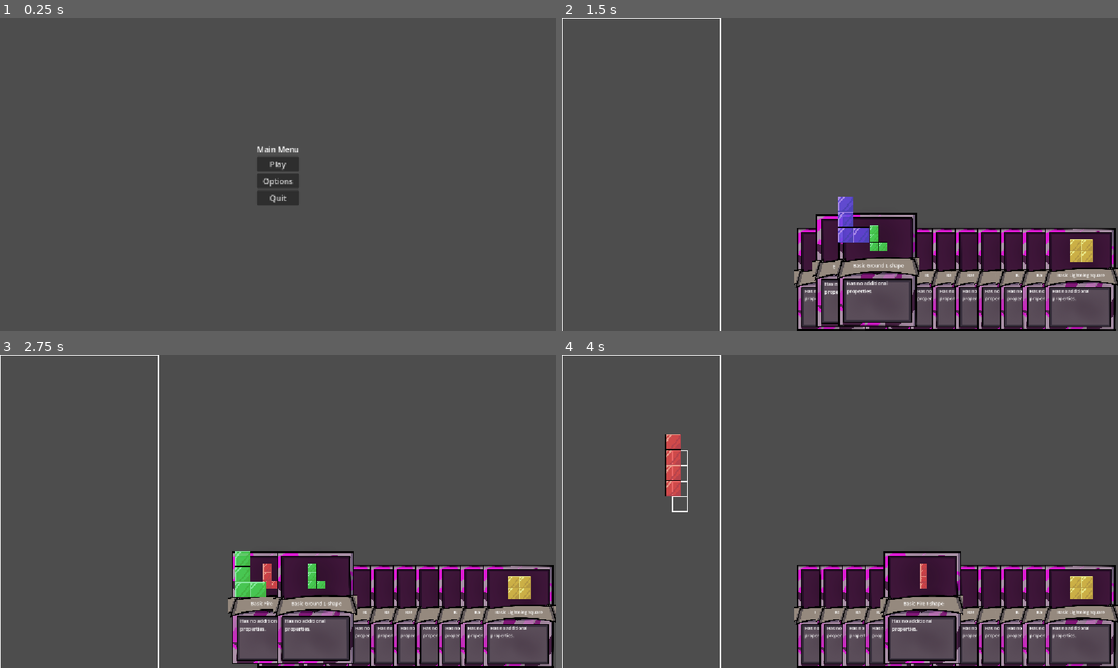
Above: before the commit, frames 1-4 (two rows, left to right).
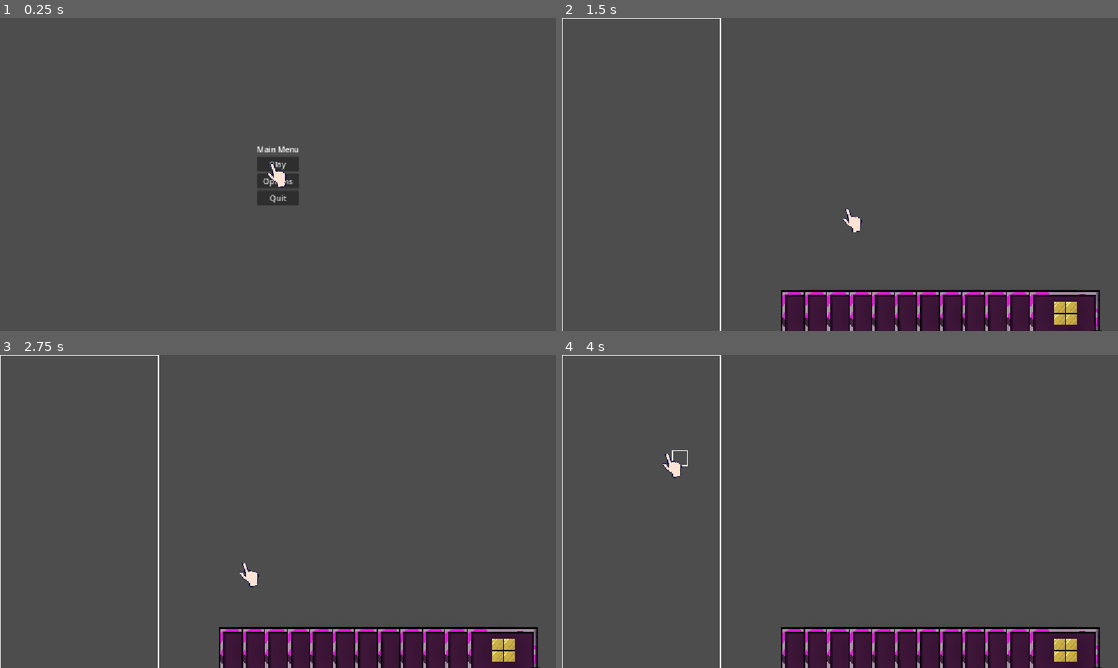
Above: after the commit, the same moments.

Repository: ttcs-games/godot-wild-jam-99
Game: Godot game, scene res://Main_menu.tscn
Two runs of this game, one before a commit and one after it. Both use one fixed random seed, a clock stepped at 60 frames per second and the inputs below.
Inputs (mouse positions are in pixels of both pictures, inside the frame that each line leads up to):
- Up to frame 1 (0.25 s): no input
- Up to frame 2 (1.5 s): click "Play" at 0.5 s; tap Enter at 1.25 s; drag from (834, 277) to (895, 105) at 1.27 s
- Up to frame 3 (2.75 s): tap Space at 2 s; drag from (294, 605) to (250, 574) at 2.02 s
- Up to frame 4 (4 s): move the mouse to (878, 605) at 2.77 s; hold Right 2.78-3.5 s; tap X at 2.85 s; click (878, 605) at 2.92 s; tap Enter at 3.5 s; drag from (901, 605) to (673, 464) at 3.52 s

The runs differ from the first frame. In frame 1, 0.1% of the frame differs, in the area x 48-52%, y 46-54%; in frame 2, 19%; in frame 3, 19%; in frame 4, 19%, in the area x 18-100%, y 25-100%.
Error after the commit: Invalid access to property or key 'card_data' on a base object of type 'Nil'. (res://grid.gd:149)

Commit message:
hand cursor
added cursor animations

Diff:
--- a/Game_zone.tscn
+++ b/Game_zone.tscn
@@ -3,6 +3,7 @@
 [ext_resource type="PackedScene" uid="uid://bcvw2o3gjdmh7" path="res://tests/cursor_test.tscn" id="1_mhji2"]
 [ext_resource type="PackedScene" uid="uid://bcyiquvaivsql" path="res://ui/hand.tscn" id="2_ob6xn"]
 [ext_resource type="PackedScene" uid="uid://b3ori8l4rn1g4" path="res://grid.tscn" id="3_ob6xn"]
+[ext_resource type="PackedScene" uid="uid://w0up11rrrrqh" path="res://ui/cursorAnimation.tscn" id="4_rftav"]
 
 [node name="Node2D" type="Node2D" unique_id=943336645]
 
@@ -10,10 +11,10 @@
 anchors_preset = 0
 anchor_right = 0.0
 anchor_bottom = 0.0
-offset_left = 480.0
-offset_top = 424.0
-offset_right = 1374.6667
-offset_bottom = 722.6666
+offset_left = 447.0
+offset_top = 554.0
+offset_right = 1341.6667
+offset_bottom = 852.6666
 grow_horizontal = 1
 grow_vertical = 1
 scale = Vector2(0.75, 0.75)
@@ -23,6 +24,13 @@
 
 [node name="CursorLayer2" type="CanvasLayer" parent="Control" unique_id=2095042195]
 
+[node name="Cursor" parent="Control/CursorLayer2" unique_id=1383289649 instance=ExtResource("4_rftav")]
+unique_name_in_owner = true
+z_index = 1001
+z_as_relative = false
+position = Vector2(31, 23)
+scale = Vector2(0.41393447, 0.3506711)
+
 [node name="Grid" parent="." unique_id=37737656 instance=ExtResource("3_ob6xn")]
 position = Vector2(5, 5)
 
--- a/Main_menu.tscn
+++ b/Main_menu.tscn
@@ -1,6 +1,7 @@
 [gd_scene format=3 uid="uid://lwwwqq1ynapw"]
 
 [ext_resource type="Script" uid="uid://d1yb632y687dc" path="res://main_menu.gd" id="1_b07fi"]
+[ext_resource type="PackedScene" uid="uid://w0up11rrrrqh" path="res://ui/cursorAnimation.tscn" id="2_x6lt7"]
 
 [node name="Main_menu" type="Control" unique_id=1114249464]
 layout_mode = 3
@@ -110,6 +111,11 @@
 size_flags_vertical = 4
 text = "Back"
 
+[node name="CanvasLayer" type="CanvasLayer" parent="." unique_id=1092190396]
+
+[node name="Cursor" parent="CanvasLayer" unique_id=1383289649 instance=ExtResource("2_x6lt7")]
+position = Vector2(158.31297, 173.49744)
+
 [connection signal="pressed" from="CenterContainer/VBoxContainer/Play_button" to="." method="_on_play_button_pressed"]
 [connection signal="pressed" from="CenterContainer/VBoxContainer/Options_button" to="." method="_on_options_button_pressed"]
 [connection signal="pressed" from="CenterContainer/VBoxContainer/Quit_button" to="." method="_on_quit_button_pressed"]
--- a/autoload/game_manager.gd
+++ b/autoload/game_manager.gd
@@ -9,12 +9,17 @@
 
 const CURSOR := preload("res://ui/held_cursor.tscn")
 
+var cursorAnimation : AnimatedSprite2D
 var _active_card: Control = null
 var _active_card_index: int = 1000 #because the player will never have more than 10 cards
 var _active_cursor: Node2D = null
 
+
 # Needs to be called
 func select_card(card: Control, card_index: int) -> void:
+
+
+	cursorAnimation.play("grab")
 	# If you already have a selected card - cancel previous selection
 	if _active_card != null:
 		_active_card.unlock()
@@ -91,3 +96,10 @@
 		#sending the same card and index, but with a rotated shape
 		select_card(rotated_card, _active_card_index)
 		return
+func cursor_Hover() -> void:
+	if cursorAnimation.animation != "grab":
+		cursorAnimation.play("hover")
+
+func cursor_Hover_exit() -> void:
+	if cursorAnimation.animation != "grab":
+		cursorAnimation.play("hover_exit")
--- /dev/null
+++ b/cursor.gd
@@ -0,0 +1,18 @@
+extends AnimatedSprite2D
+
+
+# Called when the node enters the scene tree for the first time.
+func _ready():
+	Input.mouse_mode = Input.MOUSE_MODE_HIDDEN
+
+	play("idle")
+
+func _process(_delta):
+	position = get_viewport().get_mouse_position()
+
+
+
+
+func _on_animation_finished() -> void:
+	if animation == "hover_exit" || animation == "throw":
+		play("idle")
--- a/game_objects/card.gd
+++ b/game_objects/card.gd
@@ -114,12 +114,14 @@
 # Signal from mouse entering - make it hover
 func _on_mouse_entered() -> void:
 	_tween_to_hover(true)
+	GameManager.cursor_Hover()
 
 # Signal from mouse exiting - make it unhover if not selected
 func _on_mouse_exited() -> void:
 	if _locked:
 		return
 	_tween_to_hover(false)
+	GameManager.cursor_Hover_exit()
 
 # Input reading for when card is selected
 func _gui_input(event: InputEvent) -> void:
@@ -135,6 +137,7 @@
 func lock() -> void:
 	_locked = true
 	_tween_to_hover(true)
+
 
 # Unselect the card
 func unlock() -> void:
--- a/grid.gd
+++ b/grid.gd
@@ -11,7 +11,7 @@
 # CONSTANTS
 const BLOCK := preload("res://game_objects/block.tscn")
 @onready var block_root: Node2D = $BlockRoot # node where all the blocks will be stored
-
+@onready var cursor: AnimatedSprite2D = %Cursor #add cursor in the inspector
 # SIGNALS
 # todo: placement is yet to be processed
 # When a block is placed (L shape = 4 calls)
@@ -148,5 +148,12 @@
 	elif event is InputEventMouseButton and event.pressed and event.button_index == MOUSE_BUTTON_LEFT:
 		var test_offsets: Array[Vector2i] = GameManager._active_card.card_data.shape.offsets
 		var ok := place(test_offsets, hovered_cell, GameManager._active_card.card_data.element)
+
 		if not ok:
 			placement_rejected.emit(test_offsets)
+		else:
+			cursor.play("throw")
+
+func _on_animation_finished():
+	if cursor.animation == "release":
+		cursor.sprite.play("idle")
--- a/main_menu.gd
+++ b/main_menu.gd
@@ -1,9 +1,11 @@
 extends Control
+var cursor = load("res://assets/sprites/Hand 5.png")
 @onready var Mainmenu = $CenterContainer
 @onready var OptionMenu = $OptionMenu
 @onready var MasterSlider = $OptionMenu/MarginContainer/VBoxContainer/GridContainer/MasterSlider
 @onready var MusicSlider = $OptionMenu/MarginContainer/VBoxContainer/GridContainer/MusicSlider
 @onready var SFXSlider = $OptionMenu/MarginContainer/VBoxContainer/GridContainer/SFXSlider
+
 
 func _on_play_button_pressed() -> void:
 	get_tree().change_scene_to_file("res://Game_zone.tscn")
--- a/project.godot
+++ b/project.godot
@@ -22,6 +22,7 @@
 
 window/stretch/mode="canvas_items"
 window/stretch/aspect="expand"
+mouse_cursor/custom_image="uid://qiaitkxbv255"
 
 [physics]
 
--- a/tests/cursor_test.gd
+++ b/tests/cursor_test.gd
@@ -4,11 +4,13 @@
 
 @onready var hand: Control = $Hand2
 @onready var cursor_layer: CanvasLayer = $CursorLayer2
+@onready var cursor_animation: AnimatedSprite2D = %Cursor
 
 func _ready() -> void:
 	# Init GameManager with hand and cursor layer
 	GameManager.hand = hand
 	GameManager.cursor_layer = cursor_layer
+	GameManager.cursorAnimation = cursor_animation
 
 	# Wire hand's signal to be processed by GameManager
 	hand.card_selected.connect(GameManager.select_card)
--- /dev/null
+++ b/ui/cursorAnimation.tscn
@@ -0,0 +1,142 @@
+[gd_scene format=3 uid="uid://w0up11rrrrqh"]
+
+[ext_resource type="Texture2D" uid="uid://ce37i6u16p5fd" path="res://assets/sprites/Hand Asset.png" id="1_nlkc0"]
+[ext_resource type="Script" uid="uid://cmartf22gy06p" path="res://cursor.gd" id="2_fqu3v"]
+[ext_resource type="Texture2D" uid="uid://qiaitkxbv255" path="res://assets/sprites/Hand 5.png" id="2_q2ega"]
+
+[sub_resource type="AtlasTexture" id="AtlasTexture_6qcef"]
+atlas = ExtResource("1_nlkc0")
+region = Rect2(488, 0, 122, 149)
+
+[sub_resource type="AtlasTexture" id="AtlasTexture_2l2xc"]
+atlas = ExtResource("1_nlkc0")
+region = Rect2(366, 0, 122, 149)
+
+[sub_resource type="AtlasTexture" id="AtlasTexture_fxueq"]
+atlas = ExtResource("1_nlkc0")
+region = Rect2(244, 0, 122, 149)
+
+[sub_resource type="AtlasTexture" id="AtlasTexture_78ipi"]
+atlas = ExtResource("1_nlkc0")
+region = Rect2(122, 0, 122, 149)
+
+[sub_resource type="AtlasTexture" id="AtlasTexture_pgroy"]
+atlas = ExtResource("1_nlkc0")
+region = Rect2(0, 0, 122, 149)
+
+[sub_resource type="AtlasTexture" id="AtlasTexture_iykdy"]
+atlas = ExtResource("1_nlkc0")
+region = Rect2(366, 0, 122, 149)
+
+[sub_resource type="AtlasTexture" id="AtlasTexture_vf1j2"]
+atlas = ExtResource("1_nlkc0")
+region = Rect2(488, 0, 122, 149)
+
+[sub_resource type="AtlasTexture" id="AtlasTexture_cr1bx"]
+atlas = ExtResource("1_nlkc0")
+region = Rect2(488, 0, 122, 149)
+
+[sub_resource type="AtlasTexture" id="AtlasTexture_povab"]
+atlas = ExtResource("1_nlkc0")
+region = Rect2(366, 0, 122, 149)
+
+[sub_resource type="AtlasTexture" id="AtlasTexture_38uus"]
+atlas = ExtResource("1_nlkc0")
+region = Rect2(0, 0, 122, 149)
+
+[sub_resource type="AtlasTexture" id="AtlasTexture_s1m11"]
+atlas = ExtResource("1_nlkc0")
+region = Rect2(122, 0, 122, 149)
+
+[sub_resource type="AtlasTexture" id="AtlasTexture_rx2ux"]
+atlas = ExtResource("1_nlkc0")
+region = Rect2(244, 0, 122, 149)
+
+[sub_resource type="AtlasTexture" id="AtlasTexture_bw4xk"]
+atlas = ExtResource("1_nlkc0")
+region = Rect2(366, 0, 122, 149)
+
+[sub_resource type="AtlasTexture" id="AtlasTexture_71ldm"]
+atlas = ExtResource("1_nlkc0")
+region = Rect2(488, 0, 122, 149)
+
+[sub_resource type="SpriteFrames" id="SpriteFrames_34yac"]
+animations = [{
+"frames": [{
+"duration": 1.0,
+"texture": SubResource("AtlasTexture_6qcef")
+}, {
+"duration": 1.0,
+"texture": SubResource("AtlasTexture_2l2xc")
+}, {
+"duration": 1.0,
+"texture": SubResource("AtlasTexture_fxueq")
+}, {
+"duration": 1.0,
+"texture": SubResource("AtlasTexture_78ipi")
+}],
+"loop": 0,
+"name": &"grab",
+"speed": 60.0
+}, {
+"frames": [{
+"duration": 1.0,
+"texture": SubResource("AtlasTexture_pgroy")
+}, {
+"duration": 1.0,
+"texture": SubResource("AtlasTexture_iykdy")
+}, {
+"duration": 1.0,
+"texture": SubResource("AtlasTexture_vf1j2")
+}],
+"loop": 0,
+"name": &"hover",
+"speed": 60.0
+}, {
+"frames": [{
+"duration": 1.0,
+"texture": SubResource("AtlasTexture_cr1bx")
+}, {
+"duration": 1.0,
+"texture": SubResource("AtlasTexture_povab")
+}, {
+"duration": 1.0,
+"texture": SubResource("AtlasTexture_38uus")
+}],
+"loop": 0,
+"name": &"hover_exit",
+"speed": 60.0
+}, {
+"frames": [{
+"duration": 1.0,
+"texture": ExtResource("2_q2ega")
+}],
+"loop": 0,
+"name": &"idle",
+"speed": 5.0
+}, {
+"frames": [{
+"duration": 1.0,
+"texture": SubResource("AtlasTexture_s1m11")
+}, {
+"duration": 1.0,
+"texture": SubResource("AtlasTexture_rx2ux")
+}, {
+"duration": 1.0,
+"texture": SubResource("AtlasTexture_bw4xk")
+}, {
+"duration": 1.0,
+"texture": SubResource("AtlasTexture_71ldm")
+}],
+"loop": 0,
+"name": &"throw",
+"speed": 60.0
+}]
+
+[node name="Cursor" type="AnimatedSprite2D" unique_id=1383289649]
+scale = Vector2(0.41393444, 0.3506711)
+sprite_frames = SubResource("SpriteFrames_34yac")
+animation = &"hover_exit"
+script = ExtResource("2_fqu3v")
+
+[connection signal="animation_finished" from="." to="." method="_on_animation_finished"]
Binary file added: assets/sprites/Hand 1.png
Not shown, added: assets/sprites/Hand 1.png.import
Binary file added: assets/sprites/Hand 5.png
Not shown, added: assets/sprites/Hand 5.png.import
Binary file added: assets/sprites/Hand Asset.png
Not shown, added: assets/sprites/Hand Asset.png.import
Not shown, added: cursor.gd.uid
Not shown, added: Game_zone.tscn6951630743.tmp
